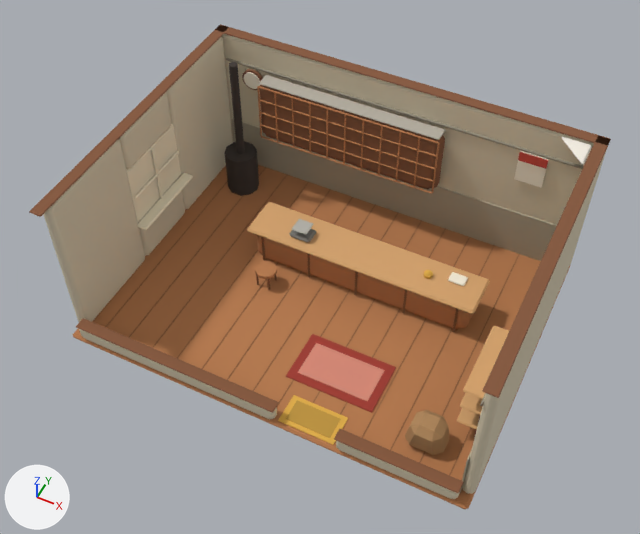
A saved change to the glTF model examples/mountain-post/models/office_room.glb.
Both versions are drawn from a 50 mm lens placed at (4.48, -9.37, 12.45), pointed at (-0.02, -0.36, 1.18). The lights are fixed; the arrows at lower left show +X, +Y and +Z. The older version comes first. Vertices at exactly the same position are counted once.

In view in the first picture: 'body'.
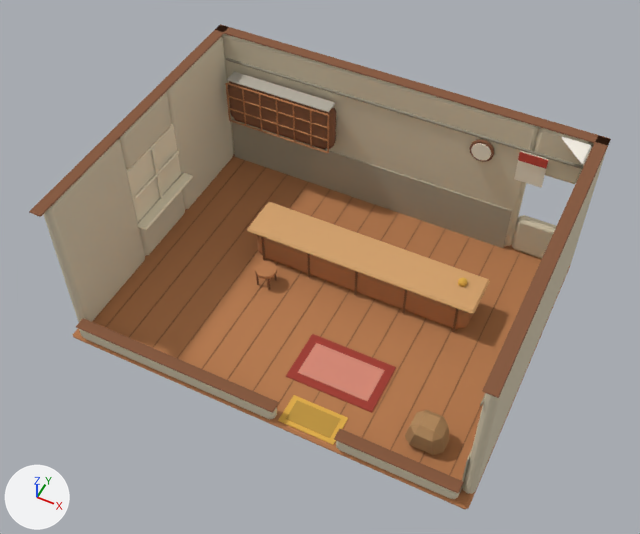
The edits, one by one:
me_body is used by ob_body; location (0.0, 0.0, 0.0).
me_body had 2113 vertices, 3850 faces and spanned x -3.71..3.71, y -2.81..2.81, z -0.1..3.03.
me_body now has 1807 vertices, 3314 faces and spans x -3.71..3.71, y -2.81..2.81, z -0.1..3.03.
me_body part 1: the loose piece of 24 vertices spanning x 1.52..1.68, y 0.52..0.68, z 0.81..0.87 is moved by (0.6, 0.1, 0.0).
me_body part 2: the loose piece of 9 vertices spanning x 1.53..1.67, y 0.53..0.67, z 0.87..0.97 is moved by (0.6, 0.1, 0.0).
me_body part 3: the loose piece of 24 vertices spanning x -2.62..-2.59, y 2.2..2.24, z 1.15..2.35 is scaled about its middle by (1, 1, 0.747), then moved by (-0.7, 0.0, 0.0).
me_body part 4: the loose piece of 24 vertices spanning x -2.26..-2.22, y 2.2..2.24, z 1.15..2.35 is scaled about its middle by (1, 1, 0.747), then moved by (-0.7, 0.0, 0.0).
me_body part 5: the loose piece of 24 vertices spanning x -1.89..-1.87, y 2.2..2.24, z 1.15..2.35 is scaled about its middle by (1, 1, 0.747), then moved by (-0.7, 0.0, 0.0).
me_body part 6: the loose piece of 24 vertices spanning x -1.53..-1.5, y 2.2..2.24, z 1.15..2.35 is scaled about its middle by (1, 1, 0.747), then moved by (-0.7, 0.0, 0.0).
me_body part 7: the loose piece of 24 vertices spanning x -1.17..-1.14, y 2.2..2.24, z 1.15..2.35 is scaled about its middle by (1, 1, 0.747), then moved by (-0.7, 0.0, 0.0).
me_body part 8: the loose piece of 24 vertices spanning x -0.81..-0.79, y 2.2..2.24, z 1.15..2.35 is scaled about its middle by (1, 1, 0.747), then moved by (-0.7, 0.0, 0.0).
me_body part 9: the loose piece of 24 vertices spanning x -0.46..-0.43, y 2.2..2.24, z 1.15..2.35 is scaled about its middle by (1, 1, 0.747), then moved by (-0.7, 0.0, 0.0).
me_body part 10: the loose piece of 24 vertices spanning x -2.6..1.0, y 2.2..2.24, z 1.43..1.47 is scaled about its middle by (0.598, 1, 1), then moved by (-1.42, 0.0, -0.15).
me_body part 11: the loose piece of 24 vertices spanning x -2.6..1.0, y 2.2..2.24, z 1.74..1.76 is scaled about its middle by (0.598, 1, 1), then moved by (-1.42, 0.0, -0.15).
me_body part 12: the loose piece of 24 vertices spanning x -2.6..1.0, y 2.2..2.24, z 2.04..2.07 is scaled about its middle by (0.598, 1, 1), then moved by (-1.42, 0.0, -0.15).
me_body part 13: the loose piece of 24 vertices spanning x -2.6..1.0, y 2.2..2.24, z 2.34..2.37 is scaled about its middle by (0.598, 1, 1), then moved by (-1.42, 0.0, -0.15).
me_body part 14: the loose piece of 24 vertices spanning x -2.6..1.0, y 2.23..2.53, z 2.39..2.43 is scaled about its middle by (0.598, 1, 1), then moved by (-1.42, 0.0, -0.15).
me_body part 15: the loose piece of 28 vertices spanning x -3.12..-2.68, y 2.51..2.57, z 1.99..2.41 is moved by (4.6, 0.0, 0.0).
me_body part 16: the loose piece of 28 vertices spanning x -3.08..-2.72, y 2.49..2.51, z 2.02..2.38 is moved by (4.6, 0.0, 0.0).
me_body part 17: the loose piece of 72 vertices spanning x -2.64..1.04, y 2.22..2.58, z 1.11..2.39 is rebuilt with 72 vertices and now spans x -3.34..-1.1, y 2.22..2.58, z 1.26..2.24.
me_body part 18: 19 loose pieces with 444 vertices, spanning x -3.22..3.46, y -1.7..2.48, z 0.0..2.95, are deleted.
me_body part 19: 2 vertices removed from x 3.5, y 2.58, z 0.0..1.0; 140 vertices added at x 2.43..3.53, y 2.58..2.8, z 0.0..3.0.
Other edits to the shape of me_body do not show in these pictures.

Changed parts and their boxes [x1, y1, x2, y2] in the pictures (640 x 534 px; the box of a moved part takes in the faces that stretch with it):
part 1 of me_body, moved or reshaped: before [423, 270, 433, 279]; after [458, 278, 467, 287]
part 2 of me_body, moved or reshaped: before [425, 270, 432, 276]; after [459, 277, 467, 284]
part 3 of me_body, moved or reshaped: before [257, 87, 262, 137]; after [225, 83, 231, 121]
part 4 of me_body, moved or reshaped: before [274, 93, 278, 142]; after [242, 89, 247, 126]
part 5 of me_body, moved or reshaped: before [291, 98, 295, 148]; after [259, 94, 263, 131]
part 6 of me_body, moved or reshaped: before [309, 104, 311, 153]; after [275, 99, 279, 136]
part 7 of me_body, moved or reshaped: before [326, 109, 328, 158]; after [293, 105, 295, 142]
part 8 of me_body, moved or reshaped: before [343, 115, 346, 164]; after [310, 110, 312, 147]
part 9 of me_body, moved or reshaped: before [360, 120, 364, 170]; after [327, 115, 329, 153]
part 10 of me_body, moved or reshaped: before [261, 124, 433, 182]; after [230, 120, 327, 153]
part 11 of me_body, moved or reshaped: before [260, 112, 435, 169]; after [229, 108, 327, 141]
part 12 of me_body, moved or reshaped: before [259, 99, 436, 157]; after [227, 95, 328, 129]
part 13 of me_body, moved or reshaped: before [258, 86, 439, 144]; after [226, 82, 328, 116]
part 14 of me_body, moved or reshaped: before [259, 75, 445, 140]; after [227, 71, 336, 112]
part 15 of me_body, moved or reshaped: before [242, 69, 263, 90]; after [470, 139, 494, 162]
part 16 of me_body, moved or reshaped: before [243, 72, 260, 89]; after [471, 143, 491, 161]
part 17 of me_body, rebuilt (42% narrower, 34% shorter): before [259, 85, 445, 190]; after [228, 81, 336, 150]
part 18 of me_body, deleted: before [225, 62, 509, 438]
part 19 of me_body, cut back: before [232, 120, 557, 261]; after [221, 34, 594, 259]
